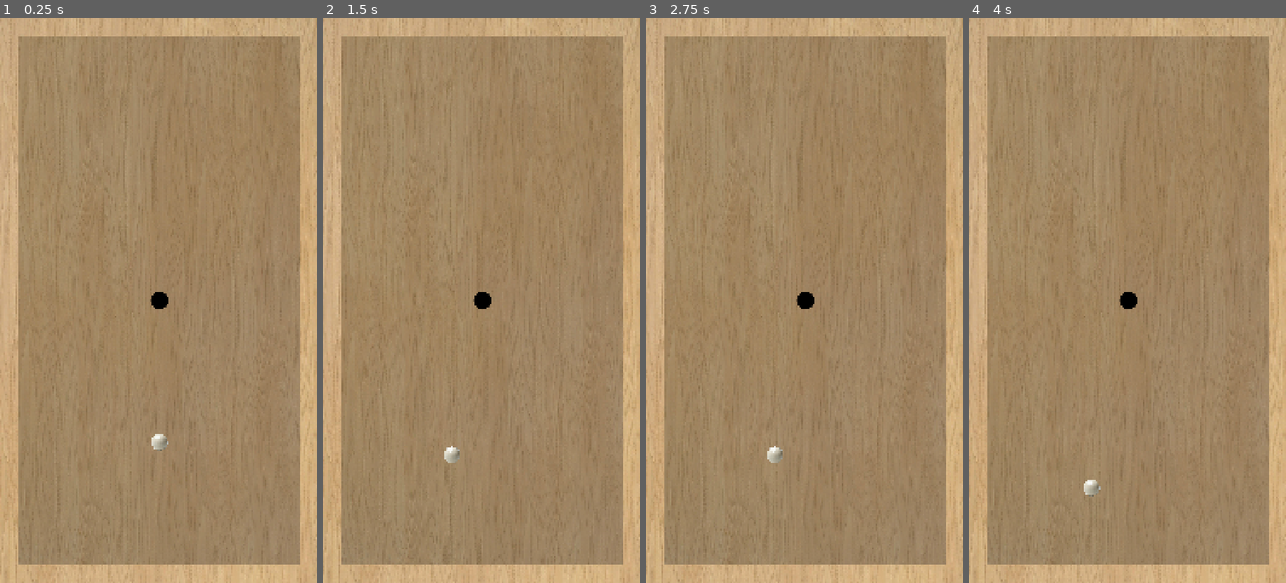
Above: before the commit, frames 1-4 (left to right).
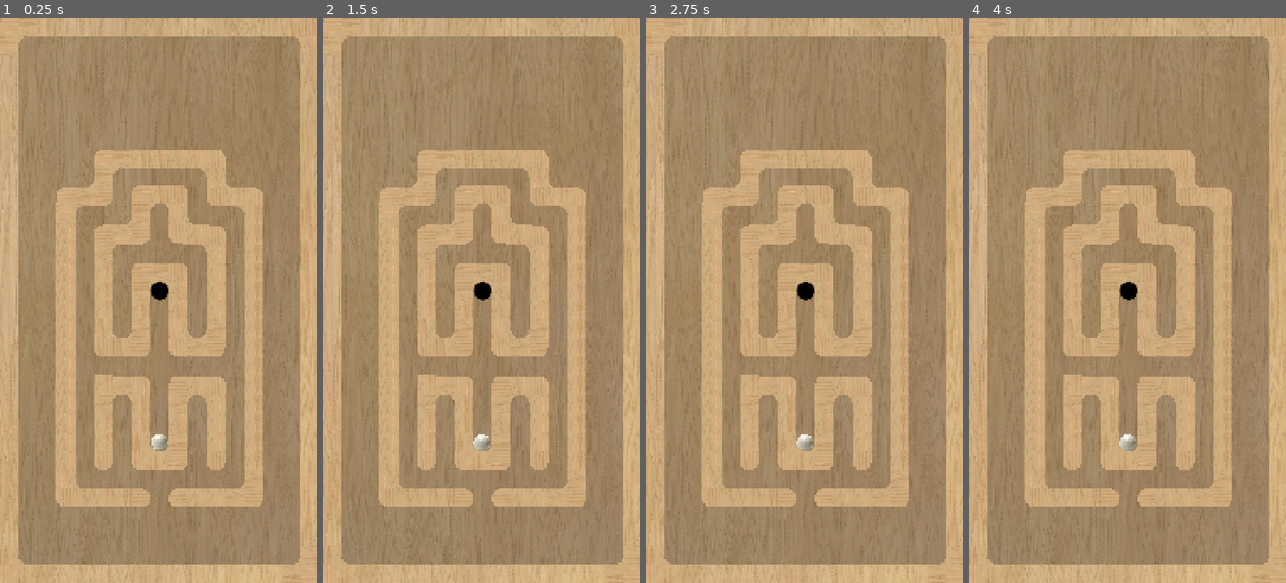
Above: after the commit, the same moments.

Repository: top-it-090304/Improvisation
Game: Godot game, scene res://objects/world.tscn
Same seed, same stepped clock (60 frames per second), same inputs: the game is played once before the commit and once after it.
Inputs (mouse positions are in pixels of both pictures, inside the frame that each line leads up to):
- Up to frame 1 (0.25 s): no input
- Up to frame 2 (1.5 s): tap Enter at 0.5 s; move the mouse to (551, 272) at 0.52 s; click (551, 272) at 0.67 s; tap Space at 1.25 s; move the mouse to (418, 328) at 1.27 s; click (418, 328) at 1.42 s
- Up to frame 3 (2.75 s): tap Enter at 2 s; move the mouse to (836, 176) at 2.02 s; click (836, 176) at 2.17 s
- Up to frame 4 (4 s): tap Space at 2.75 s; move the mouse to (1111, 413) at 2.77 s; click (1111, 413) at 2.92 s; tap Enter at 3.5 s; move the mouse to (1222, 385) at 3.52 s; click (1222, 385) at 3.67 s

The runs differ from the first frame. In frame 1, 23% of the frame differs, in the area x 0-100%, y 0-100%; in frame 2, 23%; in frame 3, 23%; in frame 4, 23%.

Commit message:
Corner, smoofer

Diff:
--- a/levels/1.tscn
+++ b/levels/1.tscn
@@ -3,13 +3,288 @@
 [ext_resource type="PackedScene" uid="uid://cvt7yxp5uxv2g" path="res://objects/ball.tscn" id="2_a47pm"]
 [ext_resource type="PackedScene" uid="uid://da42ck6cfmqf5" path="res://objects/walls.tscn" id="2_s3oku"]
 [ext_resource type="PackedScene" uid="uid://df66a5km0xcvh" path="res://objects/finish.tscn" id="3_frab7"]
+[ext_resource type="PackedScene" uid="uid://bkjvc0q7qw6bh" path="res://objects/corner.tscn" id="4_a1scl"]
+[ext_resource type="PackedScene" uid="uid://baclftxnn0jwj" path="res://objects/block.tscn" id="5_2aftt"]
+[ext_resource type="PackedScene" uid="uid://cvwtem3ahktek" path="res://objects/smoother.tscn" id="6_725xe"]
 
 [node name="1" type="Node2D" unique_id=1989446572]
 
 [node name="Walls" parent="." unique_id=1616081594 instance=ExtResource("2_s3oku")]
 
 [node name="Finish" parent="." unique_id=157668249 instance=ExtResource("3_frab7")]
-position = Vector2(544, 960)
+position = Vector2(544, 928)
 
 [node name="Ball" parent="." unique_id=1990782279 instance=ExtResource("2_a47pm")]
 position = Vector2(544, 1440)
+
+[node name="Block" parent="." unique_id=296666591 instance=ExtResource("4_a1scl")]
+position = Vector2(32, 96)
+rotation = -1.5707964
+
+[node name="Block2" parent="." unique_id=964114128 instance=ExtResource("4_a1scl")]
+position = Vector2(992, 32)
+
+[node name="Block3" parent="." unique_id=1639572614 instance=ExtResource("4_a1scl")]
+position = Vector2(96, 1888)
+rotation = -3.1415927
+
+[node name="Block4" parent="." unique_id=222867715 instance=ExtResource("4_a1scl")]
+position = Vector2(1056, 1824)
+rotation = 1.5707964
+
+[node name="Block5" parent="." unique_id=480325360 instance=ExtResource("4_a1scl")]
+position = Vector2(608, 1440)
+rotation = 1.5707964
+
+[node name="Block6" parent="." unique_id=958832301 instance=ExtResource("4_a1scl")]
+position = Vector2(544, 1504)
+rotation = 3.1415927
+
+[node name="Block7" parent="." unique_id=1489725277 instance=ExtResource("4_a1scl")]
+position = Vector2(544, 864)
+
+[node name="Block8" parent="." unique_id=694595993 instance=ExtResource("4_a1scl")]
+position = Vector2(480, 928)
+rotation = -1.5707964
+
+[node name="Block9" parent="." unique_id=945468077 instance=ExtResource("5_2aftt")]
+position = Vector2(480, 992)
+
+[node name="Block10" parent="." unique_id=1617809654 instance=ExtResource("5_2aftt")]
+position = Vector2(608, 992)
+
+[node name="Block13" parent="." unique_id=112325578 instance=ExtResource("5_2aftt")]
+position = Vector2(480, 1376)
+
+[node name="Block14" parent="." unique_id=1568692302 instance=ExtResource("5_2aftt")]
+position = Vector2(608, 1376)
+
+[node name="Block17" parent="." unique_id=1193533361 instance=ExtResource("4_a1scl")]
+position = Vector2(416, 1248)
+
+[node name="Block18" parent="." unique_id=226210096 instance=ExtResource("4_a1scl")]
+position = Vector2(608, 1312)
+rotation = -1.5707964
+
+[node name="Block15" parent="." unique_id=567142881 instance=ExtResource("4_a1scl")]
+position = Vector2(480, 1056)
+rotation = 1.5707964
+
+[node name="Block11" parent="." unique_id=886518540 instance=ExtResource("4_a1scl")]
+position = Vector2(672, 1120)
+rotation = 3.1415927
+
+[node name="Block12" parent="." unique_id=719409272 instance=ExtResource("4_a1scl")]
+position = Vector2(416, 1120)
+rotation = 3.1415927
+
+[node name="Block16" parent="." unique_id=1110544282 instance=ExtResource("5_2aftt")]
+position = Vector2(352, 992)
+
+[node name="Block19" parent="." unique_id=774434145 instance=ExtResource("5_2aftt")]
+position = Vector2(352, 928)
+
+[node name="Block20" parent="." unique_id=354697358 instance=ExtResource("5_2aftt")]
+position = Vector2(352, 864)
+
+[node name="Block21" parent="." unique_id=181037286 instance=ExtResource("4_a1scl")]
+position = Vector2(352, 800)
+rotation = -1.5707964
+
+[node name="Block22" parent="." unique_id=1344778173 instance=ExtResource("4_a1scl")]
+position = Vector2(480, 672)
+rotation = 1.5707964
+
+[node name="Block23" parent="." unique_id=70371406 instance=ExtResource("5_2aftt")]
+position = Vector2(544, 480)
+
+[node name="Block24" parent="." unique_id=2055880760 instance=ExtResource("5_2aftt")]
+position = Vector2(480, 480)
+
+[node name="Block25" parent="." unique_id=207033187 instance=ExtResource("5_2aftt")]
+position = Vector2(608, 480)
+
+[node name="Block29" parent="." unique_id=1146704571 instance=ExtResource("5_2aftt")]
+position = Vector2(224, 992)
+
+[node name="Block30" parent="." unique_id=120244241 instance=ExtResource("5_2aftt")]
+position = Vector2(224, 1056)
+
+[node name="Block31" parent="." unique_id=1631895528 instance=ExtResource("5_2aftt")]
+position = Vector2(224, 1120)
+
+[node name="Block34" parent="." unique_id=1389176211 instance=ExtResource("5_2aftt")]
+position = Vector2(224, 1312)
+
+[node name="Block35" parent="." unique_id=1536771114 instance=ExtResource("5_2aftt")]
+position = Vector2(224, 1376)
+
+[node name="Block36" parent="." unique_id=274467129 instance=ExtResource("5_2aftt")]
+position = Vector2(224, 1440)
+
+[node name="Block37" parent="." unique_id=1102846845 instance=ExtResource("5_2aftt")]
+position = Vector2(224, 1504)
+
+[node name="Block38" parent="." unique_id=350687181 instance=ExtResource("4_a1scl")]
+position = Vector2(288, 1632)
+rotation = 3.1415927
+
+[node name="Block39" parent="." unique_id=1679278919 instance=ExtResource("5_2aftt")]
+position = Vector2(352, 1632)
+
+[node name="Block40" parent="." unique_id=233471206 instance=ExtResource("5_2aftt")]
+position = Vector2(416, 1632)
+
+[node name="Block41" parent="." unique_id=601764199 instance=ExtResource("4_a1scl")]
+position = Vector2(352, 1312)
+rotation = -1.5707964
+
+[node name="Block42" parent="." unique_id=1704931139 instance=ExtResource("5_2aftt")]
+position = Vector2(352, 1376)
+
+[node name="Block43" parent="." unique_id=1878799433 instance=ExtResource("5_2aftt")]
+position = Vector2(352, 1440)
+
+[node name="Block44" parent="." unique_id=1170018296 instance=ExtResource("6_725xe")]
+position = Vector2(352, 1504)
+rotation = 3.1415927
+
+[node name="Block45" parent="." unique_id=1861592010 instance=ExtResource("4_a1scl")]
+position = Vector2(672, 1248)
+
+[node name="Block46" parent="." unique_id=1609539730 instance=ExtResource("5_2aftt")]
+position = Vector2(736, 1376)
+
+[node name="Block47" parent="." unique_id=1074368394 instance=ExtResource("5_2aftt")]
+position = Vector2(736, 1440)
+
+[node name="Block48" parent="." unique_id=2134335836 instance=ExtResource("6_725xe")]
+position = Vector2(736, 1504)
+rotation = 3.1415927
+
+[node name="Block26" parent="." unique_id=1118261397 instance=ExtResource("6_725xe")]
+position = Vector2(480, 1632)
+rotation = 1.5707964
+
+[node name="Block27" parent="." unique_id=1854703933 instance=ExtResource("6_725xe")]
+position = Vector2(608, 1632)
+rotation = -1.5707964
+
+[node name="Block28" parent="." unique_id=908384462 instance=ExtResource("5_2aftt")]
+position = Vector2(672, 1632)
+
+[node name="Block49" parent="." unique_id=853638141 instance=ExtResource("5_2aftt")]
+position = Vector2(736, 1632)
+
+[node name="Block50" parent="." unique_id=2033799708 instance=ExtResource("4_a1scl")]
+position = Vector2(864, 1568)
+rotation = 1.5707964
+
+[node name="Block51" parent="." unique_id=773853672 instance=ExtResource("5_2aftt")]
+position = Vector2(864, 1504)
+
+[node name="Block52" parent="." unique_id=1375372320 instance=ExtResource("5_2aftt")]
+position = Vector2(864, 1440)
+
+[node name="Block53" parent="." unique_id=229684240 instance=ExtResource("5_2aftt")]
+position = Vector2(864, 1376)
+
+[node name="Block54" parent="." unique_id=1585773582 instance=ExtResource("5_2aftt")]
+position = Vector2(864, 1312)
+
+[node name="Block32" parent="." unique_id=1128645164 instance=ExtResource("5_2aftt")]
+position = Vector2(224, 1248)
+
+[node name="Block33" parent="." unique_id=1221019373 instance=ExtResource("5_2aftt")]
+position = Vector2(352, 1248)
+
+[node name="Block55" parent="." unique_id=911547882 instance=ExtResource("5_2aftt")]
+position = Vector2(224, 1184)
+
+[node name="Block56" parent="." unique_id=644637358 instance=ExtResource("5_2aftt")]
+position = Vector2(224, 928)
+
+[node name="Block57" parent="." unique_id=665239749 instance=ExtResource("5_2aftt")]
+position = Vector2(224, 864)
+
+[node name="Block58" parent="." unique_id=1172526458 instance=ExtResource("5_2aftt")]
+position = Vector2(224, 800)
+
+[node name="Block59" parent="." unique_id=1839533789 instance=ExtResource("5_2aftt")]
+position = Vector2(224, 736)
+
+[node name="Block60" parent="." unique_id=1535692910 instance=ExtResource("4_a1scl")]
+position = Vector2(224, 672)
+rotation = -1.5707964
+
+[node name="Block61" parent="." unique_id=1896979673 instance=ExtResource("4_a1scl")]
+position = Vector2(352, 544)
+rotation = 1.5707964
+
+[node name="Block62" parent="." unique_id=535495798 instance=ExtResource("4_a1scl")]
+position = Vector2(352, 544)
+rotation = -1.5707964
+
+[node name="Block63" parent="." unique_id=1693358626 instance=ExtResource("4_a1scl")]
+position = Vector2(480, 664)
+rotation = -1.5707964
+
+[node name="Block64" parent="." unique_id=1050202356 instance=ExtResource("4_a1scl")]
+position = Vector2(544, 600)
+
+[node name="Block65" parent="." unique_id=450045078 instance=ExtResource("4_a1scl")]
+position = Vector2(672, 480)
+
+[node name="Block66" parent="." unique_id=1591464693 instance=ExtResource("4_a1scl")]
+position = Vector2(800, 608)
+rotation = 3.1415927
+
+[node name="Block67" parent="." unique_id=1453866686 instance=ExtResource("4_a1scl")]
+position = Vector2(672, 736)
+rotation = 3.1415927
+
+[node name="Block68" parent="." unique_id=383758238 instance=ExtResource("4_a1scl")]
+position = Vector2(800, 608)
+
+[node name="Block69" parent="." unique_id=1640150705 instance=ExtResource("4_a1scl")]
+position = Vector2(672, 736)
+
+[node name="Block70" parent="." unique_id=2128482932 instance=ExtResource("5_2aftt")]
+position = Vector2(864, 736)
+
+[node name="Block71" parent="." unique_id=675223194 instance=ExtResource("5_2aftt")]
+position = Vector2(864, 800)
+
+[node name="Block72" parent="." unique_id=208609682 instance=ExtResource("5_2aftt")]
+position = Vector2(864, 864)
+
+[node name="Block73" parent="." unique_id=1869743352 instance=ExtResource("5_2aftt")]
+position = Vector2(864, 928)
+
+[node name="Block74" parent="." unique_id=1291795095 instance=ExtResource("5_2aftt")]
+position = Vector2(864, 992)
+
+[node name="Block75" parent="." unique_id=987507273 instance=ExtResource("5_2aftt")]
+position = Vector2(864, 1056)
+
+[node name="Block76" parent="." unique_id=1226431798 instance=ExtResource("5_2aftt")]
+position = Vector2(864, 1120)
+
+[node name="Block77" parent="." unique_id=538796979 instance=ExtResource("5_2aftt")]
+position = Vector2(864, 1184)
+
+[node name="Block78" parent="." unique_id=99631130 instance=ExtResource("5_2aftt")]
+position = Vector2(864, 1248)
+
+[node name="Block79" parent="." unique_id=707734190 instance=ExtResource("5_2aftt")]
+position = Vector2(736, 864)
+
+[node name="Block80" parent="." unique_id=328228264 instance=ExtResource("5_2aftt")]
+position = Vector2(736, 928)
+
+[node name="Block81" parent="." unique_id=45389174 instance=ExtResource("5_2aftt")]
+position = Vector2(736, 992)
+
+[node name="Block82" parent="." unique_id=1829306605 instance=ExtResource("4_a1scl")]
+position = Vector2(736, 1056)
+rotation = 1.5707964
--- /dev/null
+++ b/objects/corner.tscn
@@ -0,0 +1,50 @@
+[gd_scene format=3 uid="uid://bkjvc0q7qw6bh"]
+
+[ext_resource type="Texture2D" uid="uid://n8wisi67d5gu" path="res://sources/Wood.jpg" id="1_ev2t1"]
+
+[sub_resource type="RectangleShape2D" id="RectangleShape2D_3gtdk"]
+size = Vector2(64, 64)
+
+[node name="Block" type="StaticBody2D" unique_id=296666591]
+
+[node name="Texture" type="Sprite2D" parent="." unique_id=950127636]
+position = Vector2(-3.6811598e-06, 1.75891e-06)
+scale = Vector2(0.6153846, 0.61538464)
+texture = ExtResource("1_ev2t1")
+region_enabled = true
+region_rect = Rect2(0, 0, 104, 104)
+
+[node name="Shape" type="CollisionShape2D" parent="." unique_id=1297005663]
+shape = SubResource("RectangleShape2D_3gtdk")
+
+[node name="Texture2" type="Sprite2D" parent="." unique_id=128190699]
+position = Vector2(64.00001, 64)
+scale = Vector2(0.6153846, 0.6153846)
+texture = ExtResource("1_ev2t1")
+region_enabled = true
+region_rect = Rect2(0, 0, 104, 104)
+
+[node name="Shape2" type="CollisionShape2D" parent="." unique_id=1533299669]
+position = Vector2(64, 64)
+shape = SubResource("RectangleShape2D_3gtdk")
+
+[node name="Texture 3" type="Polygon2D" parent="." unique_id=362985358]
+position = Vector2(0, -16.761906)
+scale = Vector2(1, 1.5238096)
+texture = ExtResource("1_ev2t1")
+polygon = PackedVector2Array(32, 32, 96, 32, 96, 10.343751, 95, 4.437501, 92, -0.15624905, 88, -4.093749, 82, -6.718749, 75, -8.687499, 67, -9.343749, 32, -9.999999)
+
+[node name="Shape 3" type="CollisionPolygon2D" parent="." unique_id=1635089911]
+position = Vector2(59.692307, 4.3076925)
+polygon = PackedVector2Array(-27.692307, 27.692307, -27.692307, -36.307693, 7.3076935, -35.307693, 15.3076935, -34.307693, 22.307693, -31.307693, 28.307693, -27.307693, 32.307693, -21.307693, 35.307693, -14.307693, 36.307693, -4.3076925, 36.307693, 27.692307)
+
+[node name="Texture 4" type="Polygon2D" parent="." unique_id=2084228773]
+position = Vector2(64, 81)
+rotation = 3.1415927
+scale = Vector2(1, 1.5238096)
+texture = ExtResource("1_ev2t1")
+polygon = PackedVector2Array(32.000004, 32.15625, 96.00001, 32.156242, 64.00001, 32.156246, 53.000004, 31.499996, 46.000004, 29.531248, 40.000004, 26.249998, 36.000004, 22.968748, 33.000004, 18.374996, 32.000004, 13.124996, 32, -9.999999)
+
+[node name="Shape 4" type="CollisionPolygon2D" parent="." unique_id=478650023]
+position = Vector2(59.692307, 4.3076925)
+polygon = PackedVector2Array(-27.692307, 27.692307, -91.69231, 27.692307, -59.692307, 27.692307, -48.692307, 28.692307, -41.692307, 31.692307, -35.692307, 36.692307, -31.692307, 41.692307, -28.692307, 48.692307, -27.692307, 56.692307, -27.692307, 91.69231)
--- /dev/null
+++ b/objects/smoother.tscn
@@ -0,0 +1,16 @@
+[gd_scene format=3 uid="uid://cvwtem3ahktek"]
+
+[ext_resource type="Texture2D" uid="uid://n8wisi67d5gu" path="res://sources/Wood.jpg" id="1_be0ha"]
+
+[node name="Block" type="StaticBody2D" unique_id=296666591]
+metadata/_edit_horizontal_guides_ = [0.0, -10.0, -18.0, -24.0, -28.0, -31.0]
+
+[node name="Texture" type="Polygon2D" parent="." unique_id=362985358]
+position = Vector2(-64, -17)
+scale = Vector2(1, 1.5238096)
+texture = ExtResource("1_be0ha")
+polygon = PackedVector2Array(32, 32, 96, 32, 96, 11.15625, 95, 4.59375, 92, -0.65625, 88, -4.59375, 83, -7.21875, 75, -9.1875, 64, -9.84375, 53, -9.1875, 46, -7.21875, 40, -4.59375, 36, -0.65625, 33, 4.59375, 32, 11.15625)
+
+[node name="Shape" type="CollisionPolygon2D" parent="." unique_id=1635089911]
+position = Vector2(-4, 4)
+polygon = PackedVector2Array(-28, 28, -28, -4, -27, -14, -24, -22, -20, -28, -14, -32, -7, -35, 4, -36, 15, -35, 23, -32, 28, -28, 32, -22, 35, -14, 36, -4, 36, 28)
Not shown: 1 places in levels/2.tscn that only renumber resources
Not shown, added: MazeBall.apk_0663b5a7-65ba-4255-aa69-c09a0bd817a6_.tacitpart
